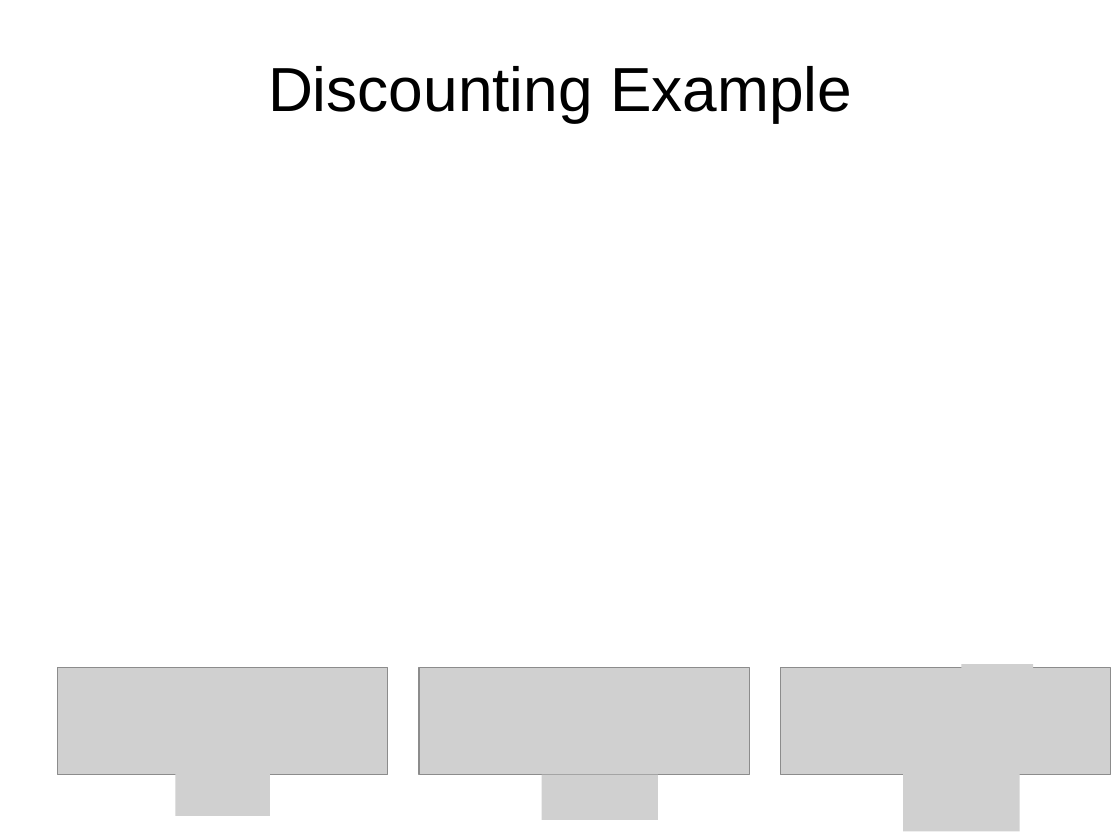
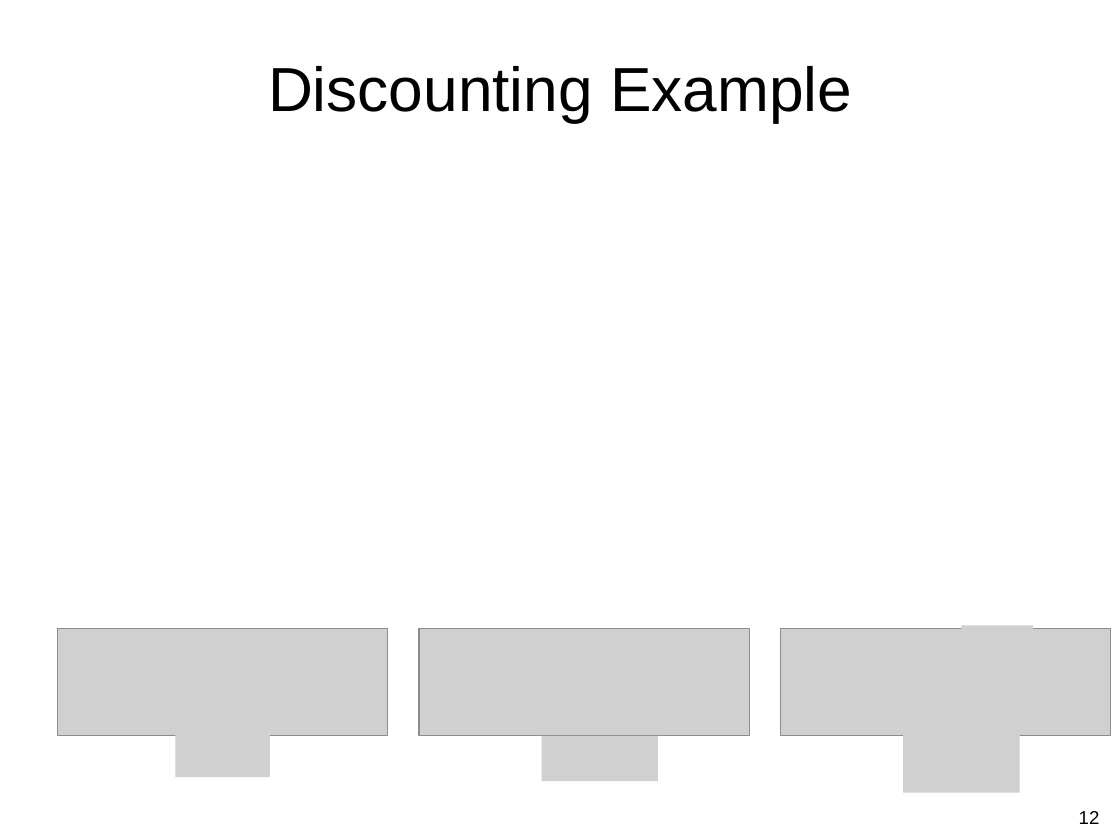
Before and after one commit to guzonghua/saav, a slide deck: slide 12 of PPTs/L7.1 Markov Decision Process.pptx. Drawn at 1120x840 pixels with LibreOffice and Linux fonts; fonts in the diff are those of the drawing; grey boxes stand for pictures. Boxes give left, top, right and bottom in pixels: in the first picture for what was removed or moved away, otherwise in the second. Text is boxed around its words. In the diff, an @@ line names an element or a change of style, - is before the commit and + after.

```diff
--- a/PPTs/L7.1 Markov Decision Process.pptx
+++ b/PPTs/L7.1 Markov Decision Process.pptx
@@ picture added at [176, 731, 271, 776] @@
@@ picture added at [542, 736, 659, 781] @@
@@ 14 pictures: place and size @@
-14 pictures at [57, 664, 1111, 832]
+14 pictures at [57, 625, 1111, 793]
@@ picture removed at [176, 771, 271, 815] @@
@@ picture removed at [542, 775, 659, 820] @@
@@ page number added at [1079, 811, 1100, 824], 12 pt, text #000000 @@
+12
```
Also in this commit, not shown: 3 other slides changed, 1 slide added, 1 slide removed, 1 other file.
